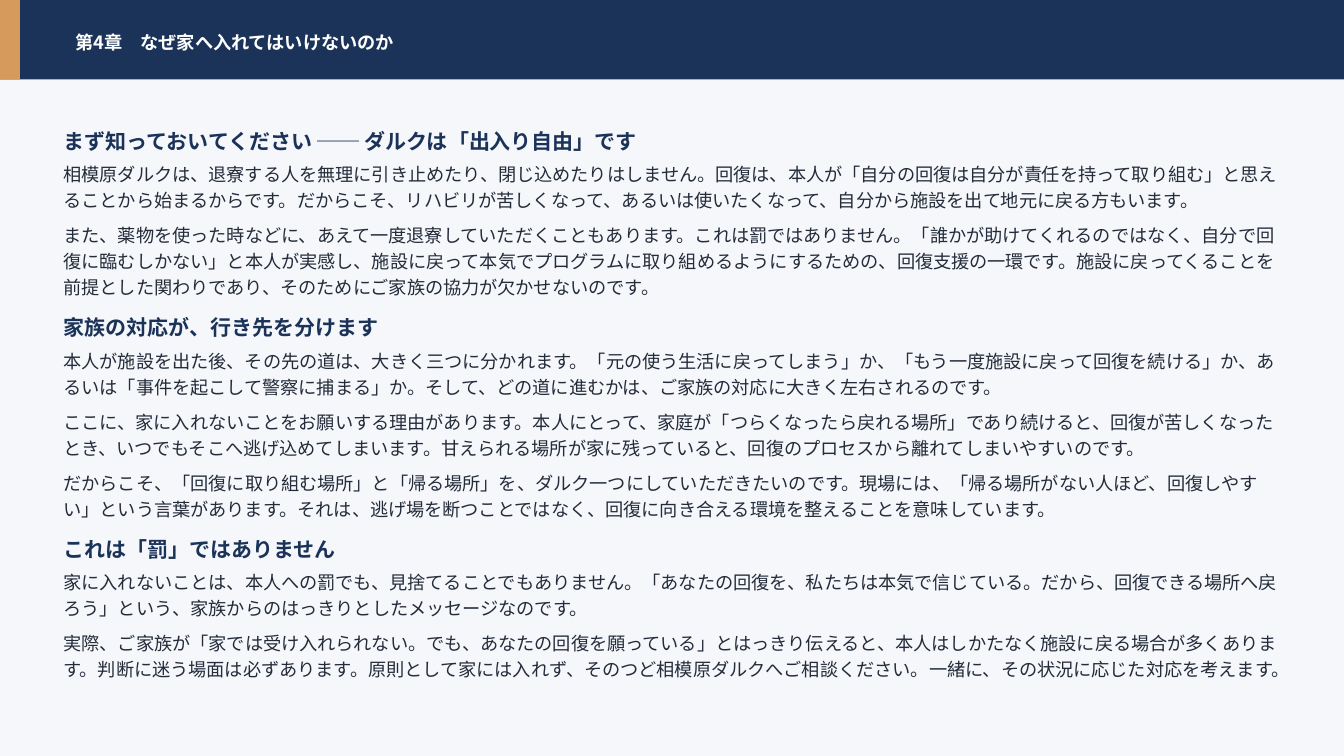
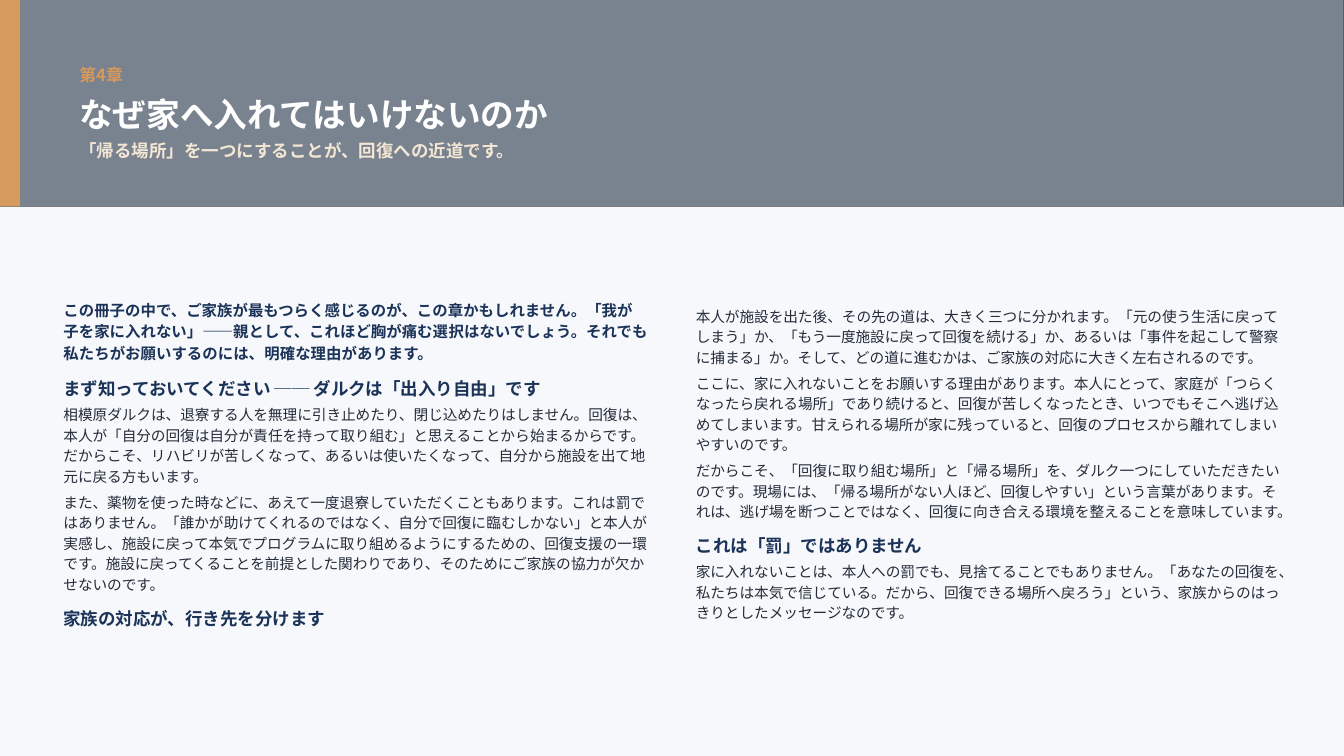
Before and after one commit to hiderock84-sys/darca, a slide deck: slide 11 of public/manual.pptx (slide 26 before the commit). Drawn at 1344x756 pixels with LibreOffice and Linux fonts; fonts in the diff are those of the drawing; grey boxes stand for pictures. Boxes give left, top, right and bottom in pixels: in the first picture for what was removed or moved away, otherwise in the second. Text is boxed around its words. In the diff, an @@ line names an element or a change of style, - is before the commit and + after.

```diff
--- a/public/manual.pptx
+++ b/public/manual.pptx
@@ rectangle at <box>0,0,1344,756</box>: fill #F5F7FB to #F6F8FB @@
@@ rectangle: place and size @@
-rectangle at <box>0,0,20,80</box>
+rectangle at <box>0,0,20,207</box>
@@ rectangle: place and size @@
-rectangle at <box>0,0,1344,80</box>
+rectangle at <box>0,0,1344,207</box>
@@ rectangle at <box>0,0,1344,207</box>: fill #1B3358 to #142744 at 46% opacity @@
@@ picture added at <box>0,0,1344,207</box> @@
@@ text at <box>79,67,548,159</box>: text changed; size 13 to 12.5 pt; text colour #FFFFFF to #F3E7D4 @@
-第4章 なぜ家へ入れてはいけないのか
+第4章
+なぜ家へ入れてはいけないのか
+「帰る場所」を一つにすることが、回復への近道です。
@@ text "この冊子の中で、ご家族が最もつらく感じるのが、この章かもしれません。「我が子を家に入れない」——親として、これほど胸が痛 ...": place and size @@
-text "この冊子の中で、ご家族が最もつらく感じるのが、この章かもしれません。「我が子を家に入れない」——親として、これほど胸が痛 ..." at <box>63,131,1289,678</box>
+text "この冊子の中で、ご家族が最もつらく感じるのが、この章かもしれません。「我が子を家に入れない」——親として、これほど胸が痛 ..." at <box>63,303,647,627</box>
@@ text at <box>63,303,647,361</box>: paragraph added @@
+この冊子の中で、ご家族が最もつらく感じるのが、この章かもしれません。「我が子を家に入れない」——親として、これほど胸が痛む選択はないでしょう。それでも私たちがお願いするのには、明確な理由があります。
@@ text added at <box>696,309,1294,619</box>, 10.5 pt, text #242C3A @@
+本人が施設を出た後、その先の道は、大きく三つに分かれます。「元の使う生活に戻ってしまう」か、「もう一度施設に戻って回復を続ける」か、あるいは「事件を起こして警察に捕まる」か。そして、どの道に進むかは、ご家族の対応に大きく左右されるのです。
+ここに、家に入れないことをお願いする理由があります。本人にとって、家庭が「つらくなったら戻れる場所」であり続けると、回復が苦しくなったとき、いつでもそこへ逃げ込めてしまいます。甘えられる場所が家に残っていると、回復のプロセスから離れてしまいやすいのです。
+だからこそ、「回復に取り組む場所」と「帰る場所」を、ダルク一つにしていただきたいのです。現場には、「帰る場所がない人ほど、回復しやすい」という言葉があります。それは、逃げ場を断つことではなく、回復に向き合える環境を整えることを意味しています。
+これは「罰」ではありません
+家に入れないことは、本人への罰でも、見捨てることでもありません。「あなたの回復を、私たちは本気で信じている。だから、回復できる場所へ戻ろう」という、家族からのはっきりとしたメッセージなのです。
@@ text at <box>63,352,1289,678</box>: paragraphs removed @@
-本人が施設を出た後、その先の道は、大きく三つに分かれます。「元の使う生活に戻ってしまう」か、「もう一度施設に戻って回復を続ける」か、あるいは「事件を起こして警察に捕まる」か。そして、どの道に進むかは、ご家族の対応に大きく左右されるのです。
-ここに、家に入れないことをお願いする理由があります。本人にとって、家庭が「つらくなったら戻れる場所」であり続けると、回復が苦しくなったとき、いつでもそこへ逃げ込めてしまいます。甘えられる場所が家に残っていると、回復のプロセスから離れてしまいやすいのです。
-だからこそ、「回復に取り組む場所」と「帰る場所」を、ダルク一つにしていただきたいのです。現場には、「帰る場所がない人ほど、回復しやすい」という言葉があります。それは、逃げ場を断つことではなく、回復に向き合える環境を整えることを意味しています。
-これは「罰」ではありません
-家に入れないことは、本人への罰でも、見捨てることでもありません。「あなたの回復を、私たちは本気で信じている。だから、回復できる場所へ戻ろう」という、家族からのはっきりとしたメッセージなのです。
-実際、ご家族が「家では受け入れられない。でも、あなたの回復を願っている」とはっきり伝えると、本人はしかたなく施設に戻る場合が多くあります。判断に迷う場面は必ずあります。原則として家には入れず、そのつど相模原ダルクへご相談ください。一緒に、その状況に応じた対応を考えます。
@@ text at <box>63,380,647,627</box>: size 15 to 12.5 pt in "まず知っておいてください ── ダルクは「出入り自由」です", "家族の対応が、行き先を分けます"; size 13 to 10.5 pt in "相模原ダルクは、退寮する人を無理に引き止めたり、閉じ込めたりはしません。回復は、本人が「自分の回復は自分が責任を持って取 ...", "また、薬物を使った時などに、あえて一度退寮していただくこともあります。これは罰ではありません。「誰かが助けてくれるのでは ..."; line spacing 1.2 to 1.16; more space between paragraphs; less space between paragraphs @@
```
Also in this commit, not shown: 31 other slides changed, 49 slides removed, 1 other file.
